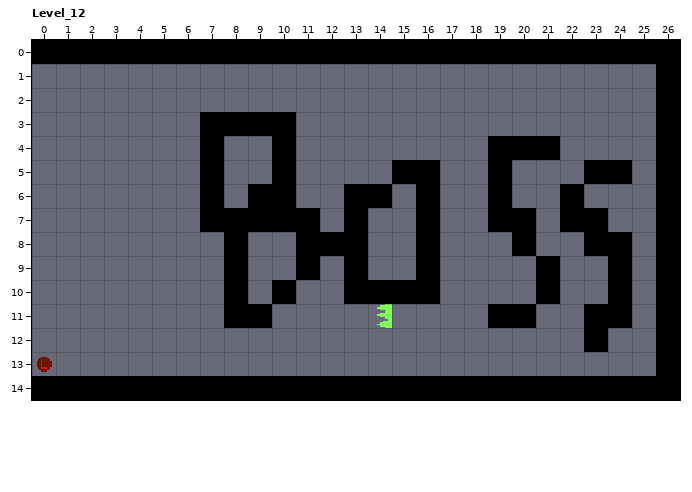
A LDtk project gets an edit: Assets/Game/World/LDtk/Forest.ldtk. The picture above is the old version.
Cells are 16x16 px. Shown: Level_12 x 0..26, y 0..14. The commit also changed other parts of the map, which this record leaves out.
Once edited:
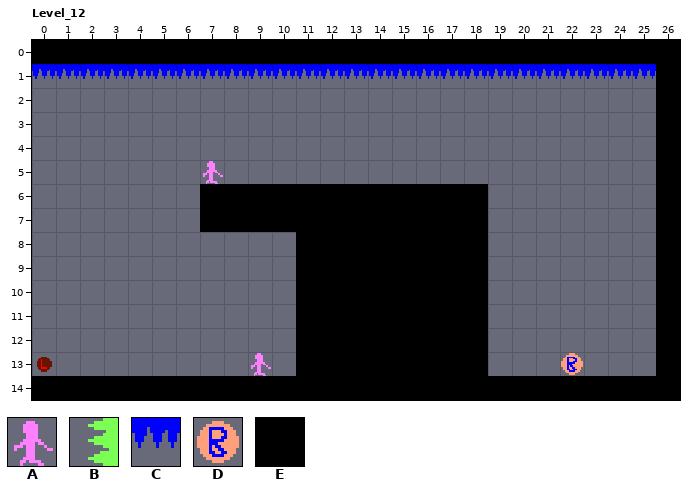
Key: from "Entities": A 1, B 11, C 12, D 20; from "Ground": E 0.
_ is an empty cell, . an unchanged one.
Diff:
--- layer "Ground"
@@ x 7..24 @@
- 3 EEEE..............
- 4 E..E........EEE...
- 5 E..E....EE..E...EE
- 6 ._..__.._.__E..E..
- 7 ....._.__.__EE.EE.
- 8 .E.....__.__.E..EE
- 9 .E..._.__.__..E..E
-10 .E.E__....__..E..E
-11 .EE.________EE..EE
-12 ....________....E.
-13 ....________......
+ 3 ____..............
+ 4 _.._........___...
+ 5 _.._....__.._...__
+ 6 .E..EE..E.EE_.._..
+ 7 .....E.EE.EE__.__.
+ 8 ._.....EE.EE._..__
+ 9 ._...E.EE.EE.._.._
+10 ._._EE....EE.._.._
+11 .__.EEEEEEEE__..__
+12 ....EEEEEEEE...._.
+13 ....EEEEEEEE......
--- layer "Entities"
@@ x 0..25 @@
- 1 __________________________
+ 1 CCCCCCCCCCCCCCCCCCCCCCCCCC
@@ x 7..7 @@
- 5 _
+ 5 A
@@ x 14..14 @@
-11 B
+11 _
@@ x 9..22 @@
-13 _............_
+13 A............D
